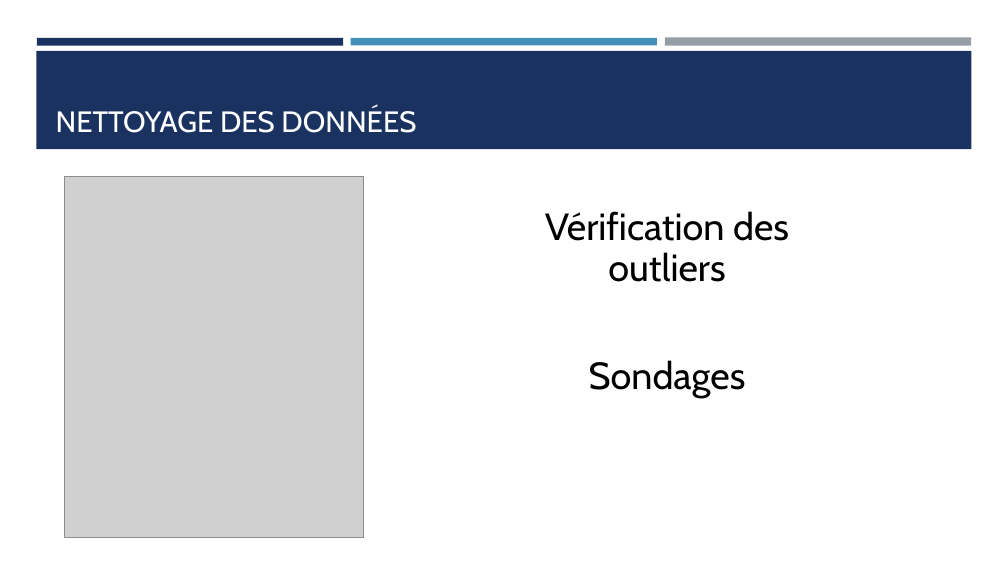
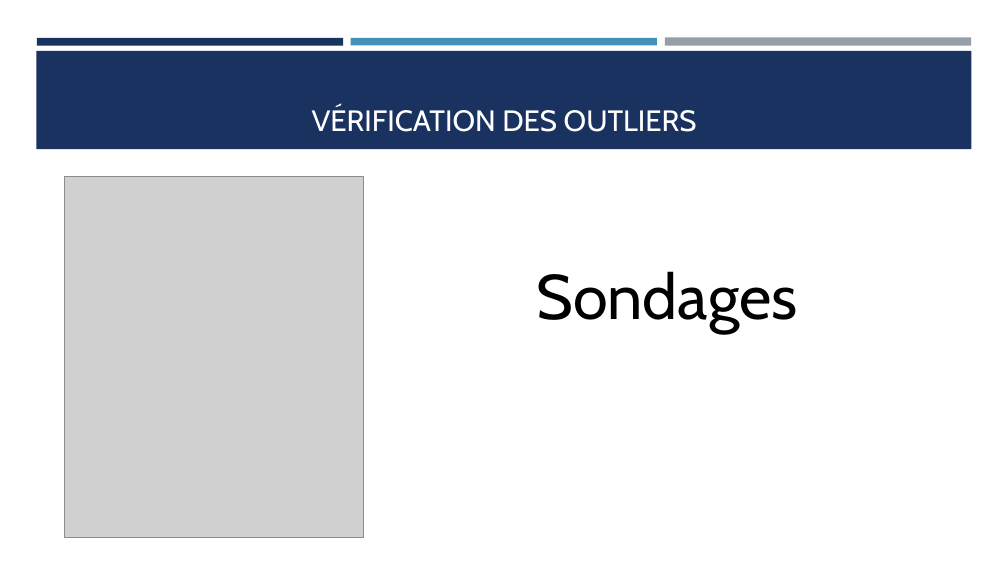
Before and after one commit to Ace4teaM/OCR-NovaTech, a slide deck: slide 14 of Presentation.pptx (slide 8 before the commit). Drawn at 1008x567 pixels with LibreOffice and Linux fonts; fonts in the diff are those of the drawing; grey boxes stand for pictures. Boxes give left, top, right and bottom in pixels: in the first picture for what was removed or moved away, otherwise in the second. Text is boxed around its words. In the diff, an @@ line names an element or a change of style, - is before the commit and + after.

```diff
--- a/Presentation.pptx
+++ b/Presentation.pptx
@@ title at (x1=312, y1=106, x2=697, y2=132): text changed @@
-NETTOYAGE DES DONNÉES
+VÉRIFICATION DES OUTLIERS
@@ text removed at (x1=545, y1=211, x2=789, y2=282) @@
-Vérification des outliers
@@ text "Sondages" moved from (x1=589, y1=360, x2=746, y2=398) to (x1=536, y1=271, x2=798, y2=333) @@
@@ text "Sondages" at (x1=536, y1=271, x2=798, y2=333): size 36 to 60 pt; more space between paragraphs @@
```
Also in this commit, not shown: 16 other slides changed, 12 slides added, 3 slides removed, 2 other files.
